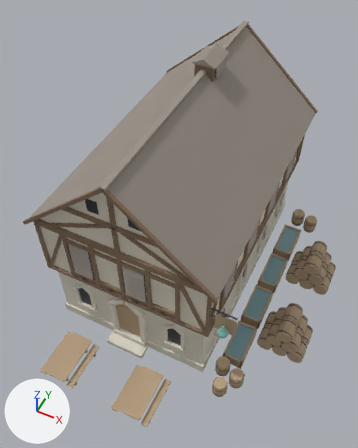
One commit to the glTF model public/models/house_brewer.glb: the scene before it, then after it.
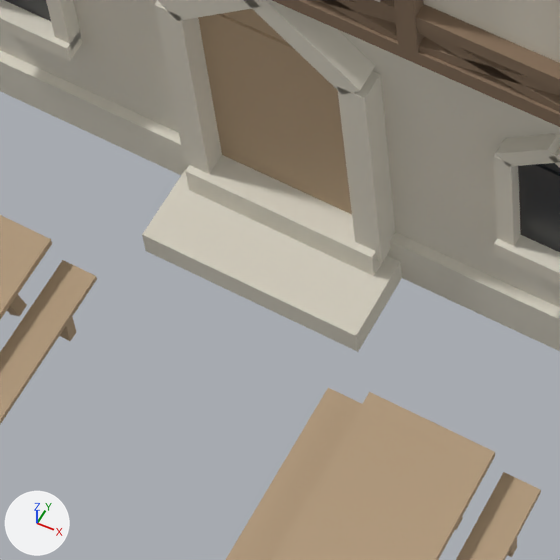
Each version is shown whole from a camera (50 mm lens) standing at (8.56, -18.0, 25.14) and looking at (0.92, -2.73, 6.05), then close up on the part from 23% to 49% of the width and 67% to 88% of the height. The lights are fixed; the arrows at lower left show +X, +Y and +Z. The last two pictures show the newer version. Vertices at exactly the same position are counted once.

Before the edit, the objects in view are built like this:
```python
me_mesh_brewer = bpy.data.meshes.new('Mesh_Brewer')
me_mesh_brewer.from_pydata(...)  # 5207 vertices, 8097 faces; spans x -5.0..9.0, y -10.9..7.3, z 0.0..12.8
me_mesh_brewer.materials.append(mat_stonefieldstone)  # pale yellow #ddd7c8
me_mesh_brewer.materials.append(mat_timberdark)  # brown #866f59
me_mesh_brewer.materials.append(mat_roofshingle)  # grey #999086
me_mesh_brewer.materials.append(mat_copperpatina)  # cyan #7cb5aa
me_mesh_brewer.materials.append(mat_timberplank)  # beige #b8a081
me_mesh_brewer.materials.append(mat_waterclean)  # greyish cyan #81a6ad
me_mesh_brewer.materials.append(mat_ironwrought)  # dark grey #616169
me_mesh_brewer.materials.append(mat_glassdark)  # dark grey #292d32
me_mesh_brewer.materials.append(mat_plastercream)  # pale yellow #e5ddcb
me_mesh_brewer.materials.append(mat_sootblack)  # dark grey #505050
me_mesh_brewer.materials.append(mat_timberweathered)  # grey #a29990
ob_housebrewer = bpy.data.objects.new('HouseBrewer', me_mesh_brewer)
ob_housebrewer.location = (0.0, 0.0, 0.0)
```
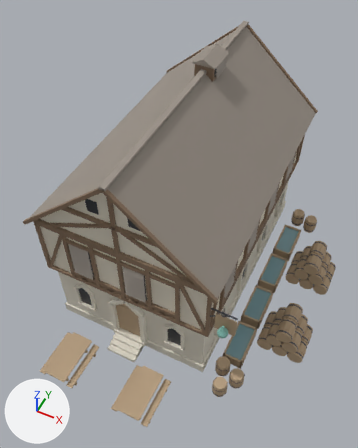
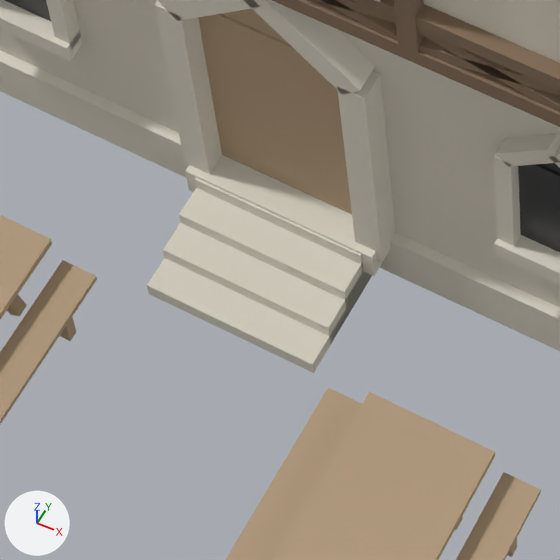
Changed parts and their boxes (x1, y1, x2, y2) in the close-ups (560 x 560 px):
```json
{"part": 1, "of": "me_mesh_brewer", "change": "rebuilt", "before": [142, 169, 402, 352], "after": [147, 178, 372, 373], "on screen": "13% narrower, 7% taller"}
```

Edits to the scene script, one JSON object a line:
```json
{"block": "me_mesh_brewer", "where": "# used by ob_housebrewer; location = (0.0, 0.0, 0.0)"}
{"op": "remove", "block": "me_mesh_brewer", "code": "me_mesh_brewer.from_pydata(...)  # 5207 vertices, 8097 faces; spans x -5.0..9.0, y -10.9..7.3, z 0.0..12.8"}
{"op": "add", "block": "me_mesh_brewer", "code": "me_mesh_brewer.from_pydata(...)  # 5225 vertices, 8133 faces; spans x -5.0..9.0, y -10.9..7.3, z 0.0..12.8"}
{"block": "me_mesh_brewer", "change": "me_mesh_brewer part 1: the loose piece of 8 vertices spanning x -1.1..1.1, y -7.7..-6.8, z 0.0..0.3 is rebuilt with 26 vertices and now spans x -0.9..0.9, y -8.0..-6.8, z 0.0..0.6"}
{"block": "me_mesh_brewer", "change": "other edits to the shape of me_mesh_brewer do not show in these pictures"}
```
